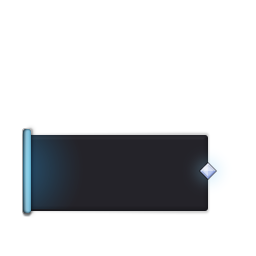
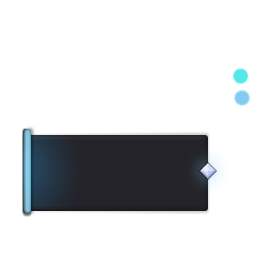
Layered file, before and after one edit (256px x 256px). Changes by layer:
showed "color" over (x1=232, y1=67, x2=251, y2=107)
